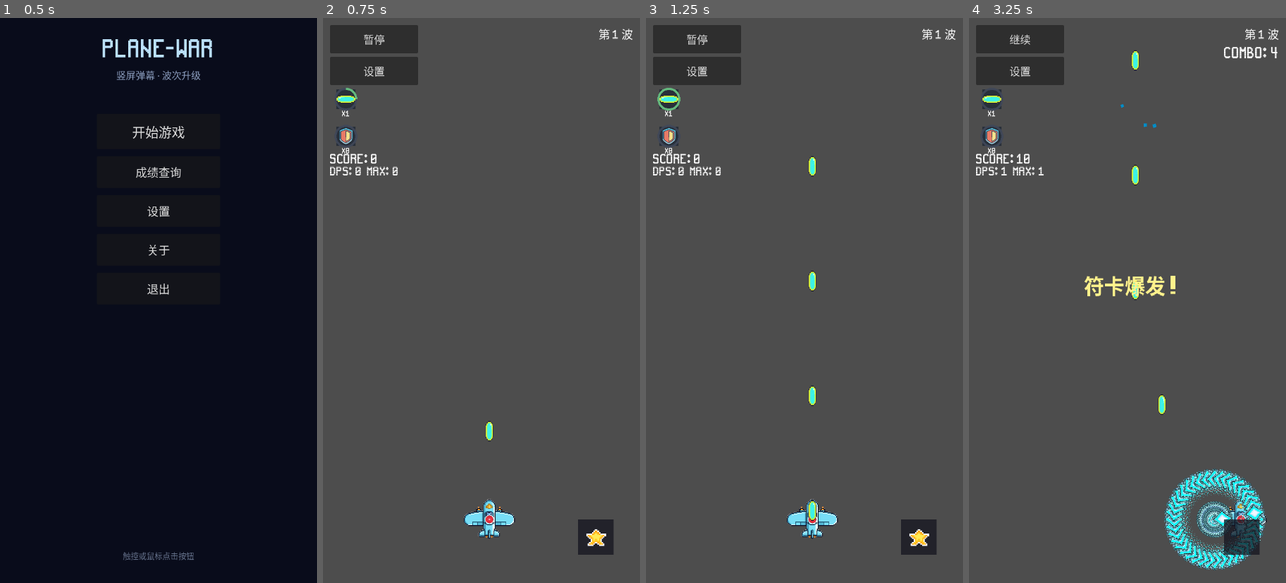
Above: before the commit, frames 1-4 (left to right).
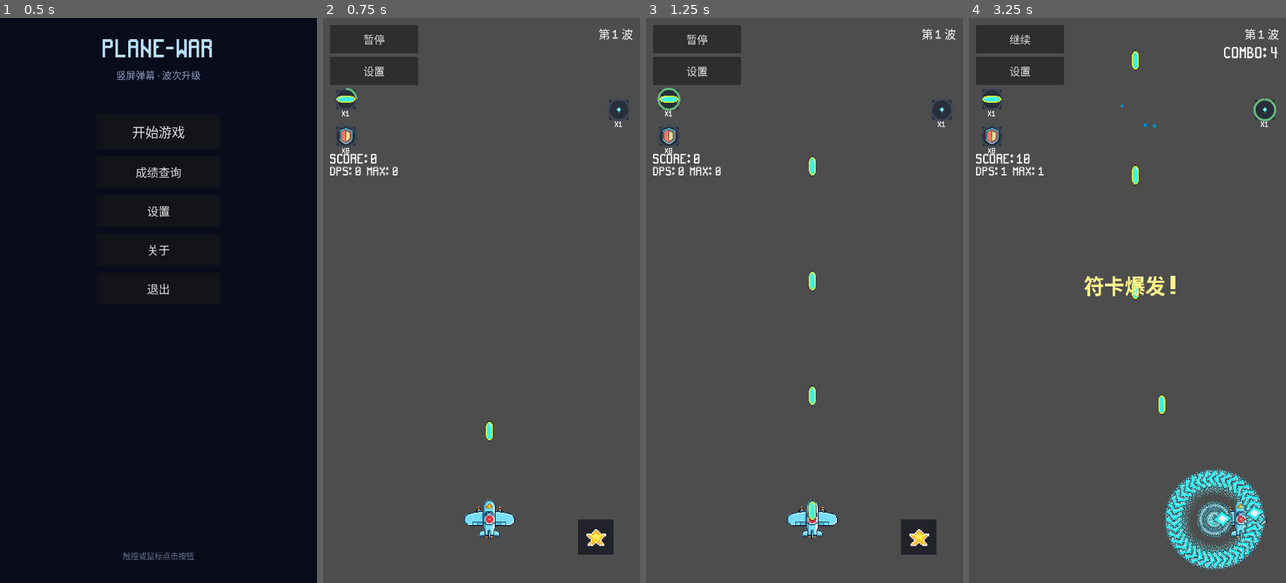
Above: after the commit, the same moments.

Repository: qingzhixing/plane-war
Game: Godot game, scene res://scenes/MainMenu.tscn
Two runs of this game, one before a commit and one after it. Both use one fixed random seed, a clock stepped at 60 frames per second and the inputs below. Sound files missing from this copy of the repository are replaced by a short silence.
Inputs (mouse positions are in pixels of both pictures, inside the frame that each line leads up to):
- Up to frame 1 (0.5 s): no input
- Up to frame 2 (0.75 s): click "开始游戏" at 0.5 s
- Up to frame 3 (1.25 s): no input
- Up to frame 4 (3.25 s): click "暂停" at 1.25 s; click "继续" at 2 s; tap Enter at 2.75 s; move the mouse to (1197, 272) at 2.77 s; hold D from 2.78 s (still down); tap P at 2.85 s; click (1197, 272) at 2.92 s; tap Space at 3.02 s

Frame 1 is identical in both runs. In frame 2, 0.2% of the frame differs, in the area x 90-97%, y 14-20%; in frame 3, 0.2%; in frame 4, 0.9%, in the area x 80-97%, y 14-95%.

Commit message:
🎨 UI: 符卡按钮仅在就绪时显示并新增右侧符卡冷却槽
Made-with: Cursor

Diff:
--- a/scripts/hud.gd
+++ b/scripts/hud.gd
@@ -38,6 +38,7 @@
 var _side_weapon_cd_vbox: VBoxContainer = null
 var _side_weapon_slots: Dictionary = {}  # weapon_id String -> SideWeaponCdSlot
 var _side_weapon_textures: Dictionary = {}  # weapon_id -> Texture2D
+var _spell_cd_slot: Control = null
 
 const STATUS_SLOT_SCENE: PackedScene = preload("res://scenes/ui/StatusSlot.tscn")
 
@@ -457,11 +458,17 @@
 	_side_weapon_cd_vbox.offset_bottom = 400.0
 	_side_weapon_cd_vbox.add_theme_constant_override("separation", 12)
 	root.add_child(_side_weapon_cd_vbox)
+	# 符卡冷却槽：固定放在右侧顶部
+	_spell_cd_slot = STATUS_SLOT_SCENE.instantiate()
+	if _spell_cd_slot.has_method("set_icon_texture"):
+		_spell_cd_slot.set_icon_texture(preload("res://assets/sprites/bullets/spell_bullet.png"))
+	_side_weapon_cd_vbox.add_child(_spell_cd_slot)
 
 
 func _update_side_weapon_cd_slots() -> void:
 	if _side_weapon_cd_vbox == null or not is_instance_valid(_player):
 		return
+	_update_spell_cd_slot()
 	var order: Array[String] = ["arrow", "bomb", "boomerang"]
 	for weapon_id in order:
 		var unlocked: bool = _player.has_method("has_weapon_unlocked") and _player.has_weapon_unlocked(weapon_id)
@@ -506,6 +513,24 @@
 		slot_node.set_count(n)
 
 
+func _update_spell_cd_slot() -> void:
+	if _spell_cd_slot == null or not is_instance_valid(_main):
+		return
+	if not _main.has_method("get_spell_cooldown_remaining"):
+		_spell_cd_slot.set_ratio(0.0)
+		_spell_cd_slot.set_count(0)
+		return
+	var cd := float(_main.get_spell_cooldown_remaining())
+	var total := 12.0
+	if _main.has_method("get_spell_cooldown_total"):
+		total = float(_main.get_spell_cooldown_total())
+	var r: float = 0.0
+	if total > 0.0:
+		r = clampf(cd / total, 0.0, 1.0)
+	_spell_cd_slot.set_ratio(r)
+	_spell_cd_slot.set_count(1)
+
+
 func _update_stats_label() -> void:
 	pass
 
@@ -528,12 +553,14 @@
 		total = float(_main.get_spell_cooldown_total())
 	var progress := 1.0
 	if has_auto:
-		# 自动符卡：按钮始终视为未充能，保持禁用和隐藏
 		progress = 0.0
 	elif total > 0.0:
 		progress = clampf(1.0 - cd / total, 0.0, 1.0)
 	if _spell_button.has_method("set_progress"):
 		_spell_button.set_progress(progress)
+	# 仅在未自动符卡且冷却完成时显示按钮
+	var is_ready := (not has_auto) and progress >= 0.999
+	_spell_button.visible = is_ready
 
 
 func _on_spell_button_pressed() -> void:
--- a/scripts/ui/spell_star_button.gd
+++ b/scripts/ui/spell_star_button.gd
@@ -36,8 +36,6 @@
 func _disabled_by_progress() -> void:
 	# 冷却未完成时禁用，满进度（1.0）时可点击
 	disabled = _progress < 1.0
-	if _icon != null:
-		_icon.visible = not disabled
 
 
 func _update_icon() -> void:
